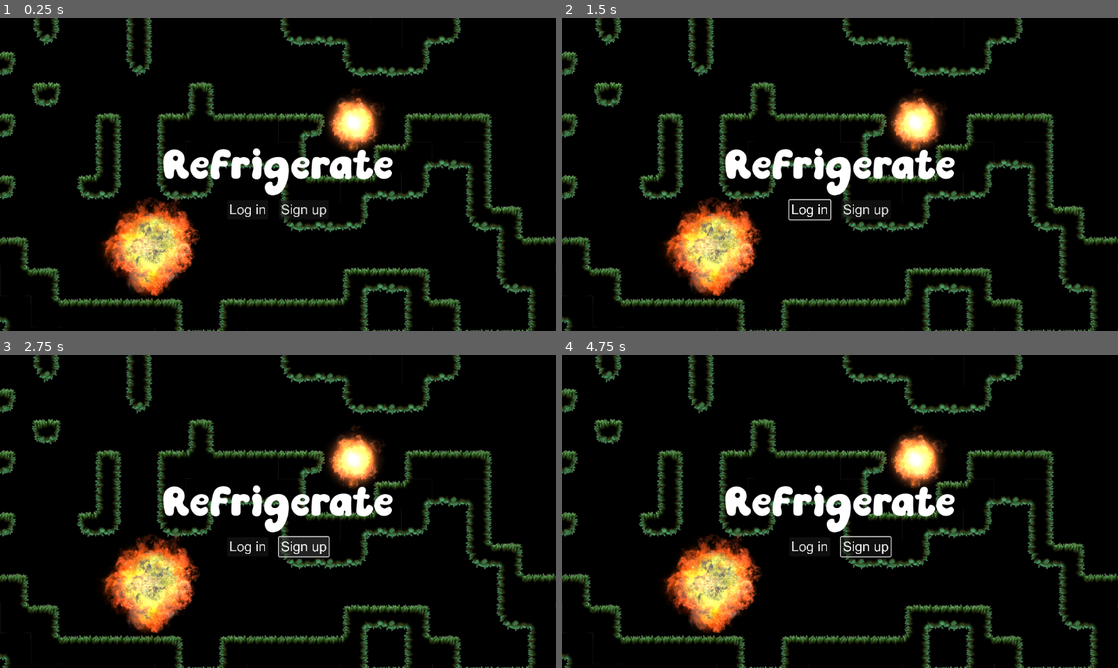
Above: before the commit, frames 1-4 (two rows, left to right).
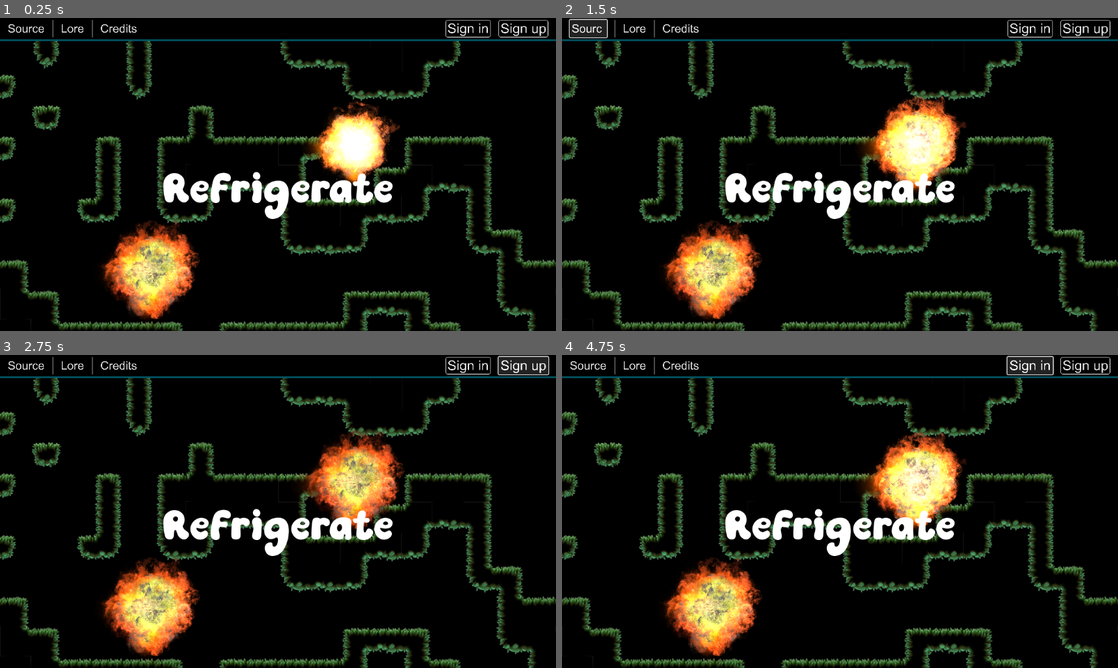
Above: after the commit, the same moments.

Repository: kit-solent/refrigerate
Game: Godot game, scene res://core/auth/start.tscn
Same seed, same stepped clock (60 frames per second), same inputs: the game is played once before the commit and once after it. This scene is started directly instead of the project's main scene. Video files are missing from this copy of the repository; at most half a second of black plays in their place.
Inputs (mouse positions are in pixels of both pictures, inside the frame that each line leads up to):
- Up to frame 1 (0.25 s): no input
- Up to frame 2 (1.5 s): click (812, 208) at 0.5 s, where only the run before the commit has a clickable "Log in"; click (589, 27) at 1.25 s, where only the run after the commit has a clickable "Source"
- Up to frame 3 (2.75 s): click "Sign up" at 2 s
- Up to frame 4 (4.75 s): click (634, 364) at 2.75 s, where only the run after the commit has a clickable "Lore"; click (678, 364) at 3.5 s, where only the run after the commit has a clickable "Credits"; click (1029, 364) at 4.25 s, where only the run after the commit has a clickable "Sign in"

The runs differ from the first frame. In frame 1, 28% of the frame differs, in the area x 0-100%, y 0-100%; in frame 2, 29%; in frame 3, 30%; in frame 4, 29%.

Commit message:
SaveBot commit at 2025-01-29 13:08:22

Diff:
--- a/core/auth/start.tscn
+++ b/core/auth/start.tscn
@@ -6,10 +6,28 @@
 [ext_resource type="PackedScene" uid="uid://b4tjjtnpt4aed" path="res://staged/landing.tscn" id="4_w2tdi"]
 [ext_resource type="FontFile" uid="uid://8mk8f05ikmea" path="res://core/resources/QizzlefloofdemoRegular-m23Wj.otf" id="5_eawyg"]
 
+[sub_resource type="StyleBoxFlat" id="StyleBoxFlat_bo16t"]
+bg_color = Color(0, 0, 0, 1)
+border_width_bottom = 4
+border_color = Color(1.03481e-06, 0.329003, 0.38402, 1)
+
+[sub_resource type="StyleBoxFlat" id="StyleBoxFlat_l8sna"]
+content_margin_left = 4.0
+content_margin_top = 2.0
+content_margin_right = 4.0
+content_margin_bottom = 2.0
+bg_color = Color(0, 0, 0, 0)
+border_width_left = 1
+border_width_top = 1
+border_width_right = 1
+border_width_bottom = 1
+border_color = Color(1, 1, 1, 1)
+corner_radius_top_left = 4
+corner_radius_top_right = 4
+corner_radius_bottom_right = 4
+corner_radius_bottom_left = 4
+
 [sub_resource type="StyleBoxEmpty" id="StyleBoxEmpty_kgo2p"]
-
-[sub_resource type="StyleBoxFlat" id="StyleBoxFlat_11iet"]
-bg_color = Color(1.54018e-06, 0.329762, 0.138793, 1)
 
 [node name="start" type="Control"]
 layout_mode = 3
@@ -21,38 +39,78 @@
 theme = ExtResource("1_1toyi")
 script = ExtResource("2_qvyxh")
 
-[node name="scroll_container" type="ScrollContainer" parent="."]
+[node name="main" type="VBoxContainer" parent="."]
 layout_mode = 1
 anchors_preset = 15
 anchor_right = 1.0
 anchor_bottom = 1.0
 grow_horizontal = 2
 grow_vertical = 2
-follow_focus = true
-horizontal_scroll_mode = 0
-vertical_scroll_mode = 3
 
-[node name="panel_container" type="PanelContainer" parent="scroll_container"]
+[node name="topbar" type="PanelContainer" parent="main"]
+layout_mode = 2
+theme_override_styles/panel = SubResource("StyleBoxFlat_bo16t")
+
+[node name="margins" type="MarginContainer" parent="main/topbar"]
+layout_mode = 2
+theme_override_constants/margin_left = 16
+theme_override_constants/margin_top = 4
+theme_override_constants/margin_right = 16
+theme_override_constants/margin_bottom = 4
+
+[node name="items" type="HBoxContainer" parent="main/topbar/margins"]
+layout_mode = 2
+theme_override_constants/separation = 16
+
+[node name="source" type="Button" parent="main/topbar/margins/items"]
+layout_mode = 2
+theme_override_font_sizes/font_size = 24
+text = "Source"
+
+[node name="color_rect" type="ColorRect" parent="main/topbar/margins/items"]
+custom_minimum_size = Vector2(1, 0)
+layout_mode = 2
+
+[node name="lore" type="Button" parent="main/topbar/margins/items"]
+layout_mode = 2
+theme_override_font_sizes/font_size = 24
+text = "Lore"
+
+[node name="color_rect2" type="ColorRect" parent="main/topbar/margins/items"]
+custom_minimum_size = Vector2(1, 0)
+layout_mode = 2
+
+[node name="credits" type="Button" parent="main/topbar/margins/items"]
+layout_mode = 2
+theme_override_font_sizes/font_size = 24
+text = "Credits"
+
+[node name="SPACER" type="Control" parent="main/topbar/margins/items"]
 layout_mode = 2
 size_flags_horizontal = 3
+
+[node name="sign_in" type="Button" parent="main/topbar/margins/items"]
+layout_mode = 2
+theme_override_font_sizes/font_size = 28
+theme_override_styles/normal = SubResource("StyleBoxFlat_l8sna")
+text = "Sign in"
+
+[node name="sign_up" type="Button" parent="main/topbar/margins/items"]
+layout_mode = 2
+theme_override_font_sizes/font_size = 28
+theme_override_styles/normal = SubResource("StyleBoxFlat_l8sna")
+text = "Sign up"
+
+[node name="main" type="PanelContainer" parent="main"]
+layout_mode = 2
 size_flags_vertical = 3
 
-[node name="v_box_container" type="VBoxContainer" parent="scroll_container/panel_container"]
-layout_mode = 2
-
-[node name="header" type="PanelContainer" parent="scroll_container/panel_container/v_box_container"]
-custom_minimum_size = Vector2(0, 648)
-layout_mode = 2
-
-[node name="background" type="PanelContainer" parent="scroll_container/panel_container/v_box_container/header"]
-layout_mode = 2
-
-[node name="options" type="TabContainer" parent="scroll_container/panel_container/v_box_container/header/background"]
+[node name="backgrounds" type="TabContainer" parent="main/main"]
 layout_mode = 2
 current_tab = 1
 tabs_visible = false
 
-[node name="gameplay_video" type="VideoStreamPlayer" parent="scroll_container/panel_container/v_box_container/header/background/options"]
+[node name="gameplay_video" type="VideoStreamPlayer" parent="main/main/backgrounds"]
 visible = false
 layout_mode = 2
 stream = ExtResource("3_i1car")
@@ -61,73 +119,34 @@
 loop = true
 metadata/_tab_index = 0
 
-[node name="still" type="SubViewportContainer" parent="scroll_container/panel_container/v_box_container/header/background/options"]
+[node name="scene" type="SubViewportContainer" parent="main/main/backgrounds"]
 layout_mode = 2
 stretch = true
 metadata/_tab_index = 1
 
-[node name="sub_viewport" type="SubViewport" parent="scroll_container/panel_container/v_box_container/header/background/options/still"]
+[node name="sub_viewport" type="SubViewport" parent="main/main/backgrounds/scene"]
 disable_3d = true
 transparent_bg = true
 handle_input_locally = false
-size = Vector2i(1152, 648)
+size = Vector2i(1152, 600)
 render_target_update_mode = 4
 
-[node name="landing" parent="scroll_container/panel_container/v_box_container/header/background/options/still/sub_viewport" instance=ExtResource("4_w2tdi")]
+[node name="landing" parent="main/main/backgrounds/scene/sub_viewport" instance=ExtResource("4_w2tdi")]
 
-[node name="center_container" type="CenterContainer" parent="scroll_container/panel_container/v_box_container/header"]
+[node name="center_container" type="CenterContainer" parent="main/main"]
 layout_mode = 2
 
-[node name="tab_container" type="TabContainer" parent="scroll_container/panel_container/v_box_container/header/center_container"]
+[node name="tab_container" type="TabContainer" parent="main/main/center_container"]
 layout_mode = 2
 theme_override_styles/panel = SubResource("StyleBoxEmpty_kgo2p")
 current_tab = 0
 tabs_visible = false
 
-[node name="v_box_container" type="VBoxContainer" parent="scroll_container/panel_container/v_box_container/header/center_container/tab_container"]
-layout_mode = 2
-theme_override_constants/separation = 10
-metadata/_tab_index = 0
-
-[node name="label" type="Label" parent="scroll_container/panel_container/v_box_container/header/center_container/tab_container/v_box_container"]
+[node name="label" type="Label" parent="main/main/center_container/tab_container"]
 layout_mode = 2
 theme_override_fonts/font = ExtResource("5_eawyg")
 theme_override_font_sizes/font_size = 146
 text = "Refrigerate"
+metadata/_tab_index = 0
 
-[node name="h_box_container" type="HBoxContainer" parent="scroll_container/panel_container/v_box_container/header/center_container/tab_container/v_box_container"]
-layout_mode = 2
-theme_override_constants/separation = 22
-alignment = 1
-
-[node name="button" type="Button" parent="scroll_container/panel_container/v_box_container/header/center_container/tab_container/v_box_container/h_box_container"]
-layout_mode = 2
-theme_override_font_sizes/font_size = 28
-text = "Log in"
-
-[node name="button2" type="Button" parent="scroll_container/panel_container/v_box_container/header/center_container/tab_container/v_box_container/h_box_container"]
-layout_mode = 2
-theme_override_font_sizes/font_size = 28
-text = "Sign up"
-
-[node name="panel_container" type="Panel" parent="scroll_container/panel_container/v_box_container"]
-custom_minimum_size = Vector2(0, 24)
-layout_mode = 2
-theme_override_styles/panel = SubResource("StyleBoxFlat_11iet")
-
-[node name="lorem_ipsum" type="Label" parent="scroll_container/panel_container/v_box_container"]
-layout_mode = 2
-text = "Lorem ipsum dolor sit amet, consectetur adipiscing elit. Donec dictum quam nec dui maximus facilisis. Sed rutrum dolor est, id maximus massa tincidunt aliquam. Duis ac arcu id libero vehicula porta eget eu enim. Mauris vel ex a dolor fringilla finibus ut id ligula. Nam pretium at ipsum a egestas. In elementum commodo lacus, eu gravida sapien finibus a. Nullam sodales placerat porta. Praesent consectetur felis egestas viverra luctus. In ut quam risus. Sed luctus eget erat dapibus iaculis. Praesent auctor egestas mollis.
-
-Fusce vulputate diam et nisl aliquet venenatis. Sed hendrerit vulputate sem vitae tempor. Aliquam porta ipsum ex, in eleifend orci varius et. Praesent tempor mollis dapibus. Sed accumsan, enim sed rutrum malesuada, eros ipsum molestie massa, consectetur dignissim tellus odio et purus. In gravida ultrices aliquam. Duis sagittis ac massa quis eleifend. Nunc semper ante vel ante lobortis volutpat. Proin leo nisl, hendrerit at magna a, pulvinar fermentum urna. Phasellus fermentum efficitur tempor.
-
-Nunc sed ligula metus. Pellentesque congue accumsan velit, in egestas urna facilisis quis. Donec egestas lectus vel diam tristique hendrerit. Aliquam a ullamcorper nibh. In finibus tristique nisi quis laoreet. Cras mollis tempus euismod. Phasellus ut neque mi. Fusce efficitur sed elit ac pretium. Vestibulum euismod, tortor non maximus placerat, urna justo sodales felis, quis dapibus tortor nisl in sem. Aliquam sit amet diam sit amet dolor aliquam consectetur id condimentum diam. Mauris tellus dui, venenatis mattis varius sit amet, gravida vel diam. Mauris dignissim metus ut elit facilisis pretium.
-
-Morbi at varius mi. Aliquam porta nunc ex, et faucibus elit euismod non. Fusce diam ligula, laoreet ut nulla ac, sodales consequat neque. Aenean faucibus erat sem, nec lobortis leo commodo sit amet. Vivamus pretium in urna vitae pellentesque. Donec at eros nec mi porttitor pulvinar. Sed cursus tellus vitae urna sollicitudin, quis feugiat odio molestie. Pellentesque pulvinar libero non quam eleifend elementum quis id turpis. Aliquam erat volutpat. Etiam condimentum placerat sem, id interdum leo elementum vitae. Nulla nec purus ex. Ut quis iaculis risus. Integer ligula elit, ornare sit amet velit vitae, efficitur rutrum lorem.
-
-Pellentesque habitant morbi tristique senectus et netus et malesuada fames ac turpis egestas. Aenean sit amet enim sit amet metus dapibus gravida. Nulla varius libero laoreet magna luctus sodales. Morbi varius nisl et gravida efficitur. Morbi consectetur tincidunt tortor non eleifend. Cras in suscipit elit. Proin elementum, tellus eu elementum malesuada, dolor quam malesuada libero, in gravida nibh ante in diam. Ut non interdum orci. Ut vulputate purus diam, a ornare neque imperdiet eget. Nulla sed sagittis felis. Mauris a lacinia ligula, eget aliquet quam. Pellentesque nec ornare tortor. Vestibulum iaculis maximus cursus. In ut lorem facilisis, efficitur nisi in, pulvinar purus.
-
-"
-autowrap_mode = 3
-
-[connection signal="finished" from="scroll_container/panel_container/v_box_container/header/background/options/gameplay_video" to="." method="_on_gameplay_video_finished"]
+[connection signal="finished" from="main/main/backgrounds/gameplay_video" to="." method="_on_gameplay_video_finished"]
--- a/core/resources/theme.tres
+++ b/core/resources/theme.tres
@@ -1,6 +1,8 @@
-[gd_resource type="Theme" load_steps=4 format=3 uid="uid://eqk6sg10ucwa"]
+[gd_resource type="Theme" load_steps=5 format=3 uid="uid://eqk6sg10ucwa"]
 
 [ext_resource type="FontFile" uid="uid://4dgbqqukt8q1" path="res://core/resources/arial.ttf" id="1_06v0t"]
+
+[sub_resource type="StyleBoxEmpty" id="StyleBoxEmpty_iijxl"]
 
 [sub_resource type="StyleBoxFlat" id="StyleBoxFlat_dwhqs"]
 bg_color = Color(0, 0, 0, 1)
@@ -15,6 +17,7 @@
 [resource]
 default_font = ExtResource("1_06v0t")
 BoxContainer/constants/separation = 0
+Button/styles/normal = SubResource("StyleBoxEmpty_iijxl")
 GridContainer/constants/h_separation = 0
 GridContainer/constants/v_separation = 2
 PanelContainer/styles/panel = SubResource("StyleBoxFlat_dwhqs")
--- a/features/explosion/explosion_spriteframes.tres
+++ b/features/explosion/explosion_spriteframes.tres
@@ -341,7 +341,7 @@
 "duration": 1.0,
 "texture": SubResource("AtlasTexture_ol8c1")
 }],
-"loop": false,
+"loop": true,
 "name": &"explosion",
 "speed": 45.0
 }]
--- /dev/null
+++ b/staged/landing.gd
@@ -0,0 +1,11 @@
+extends Node2D
+
+
+# Called when the node enters the scene tree for the first time.
+func _ready() -> void:
+	$animated_sprite_2d2.play()
+
+
+# Called every frame. 'delta' is the elapsed time since the previous frame.
+func _process(delta: float) -> void:
+	pass
--- a/staged/landing.tscn
+++ b/staged/landing.tscn
@@ -1,9 +1,11 @@
-[gd_scene load_steps=3 format=4 uid="uid://b4tjjtnpt4aed"]
+[gd_scene load_steps=4 format=4 uid="uid://b4tjjtnpt4aed"]
 
 [ext_resource type="TileSet" uid="uid://b2s0nutp63jpv" path="res://core/resources/tileset.tres" id="1_hrc75"]
+[ext_resource type="Script" path="res://staged/landing.gd" id="1_whhkx"]
 [ext_resource type="SpriteFrames" uid="uid://b60hgo5hoq746" path="res://features/explosion/explosion_spriteframes.tres" id="2_er6dh"]
 
 [node name="landing" type="Node2D"]
+script = ExtResource("1_whhkx")
 
 [node name="map" type="TileMapLayer" parent="."]
 tile_map_data = PackedByteArray("AAACAAUAAAAAAAMAAAADAAUAAAAGAAYAAAAFAAUAAAAAAAIAAAAGAAUAAAACAAIAAAAGAAQAAAAEAAAAAAAHAA …(1920 unchanged characters)…
@@ -19,4 +21,4 @@
 position = Vector2(722, 214)
 sprite_frames = ExtResource("2_er6dh")
 animation = &"explosion"
-frame = 4
+frame_progress = 0.208231
Not shown: 1 places in core/auth/start.tscn that only renumber resources
